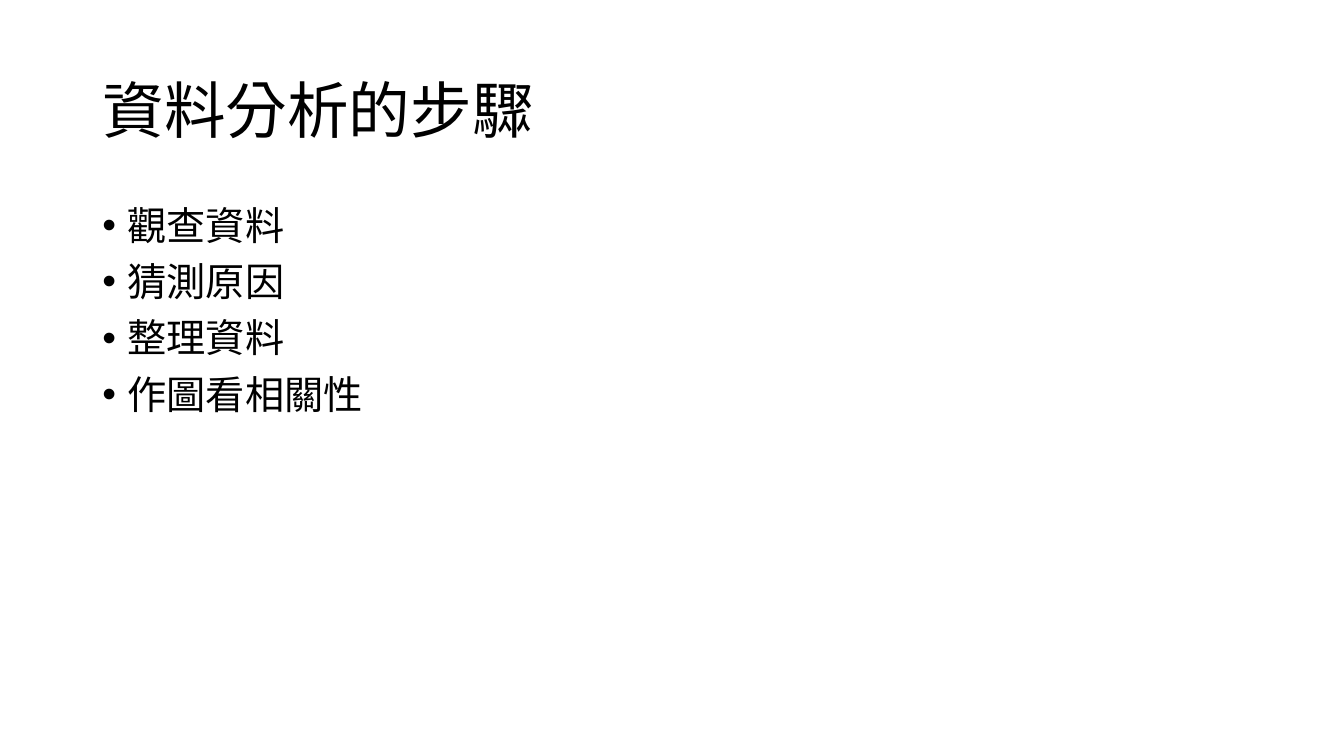
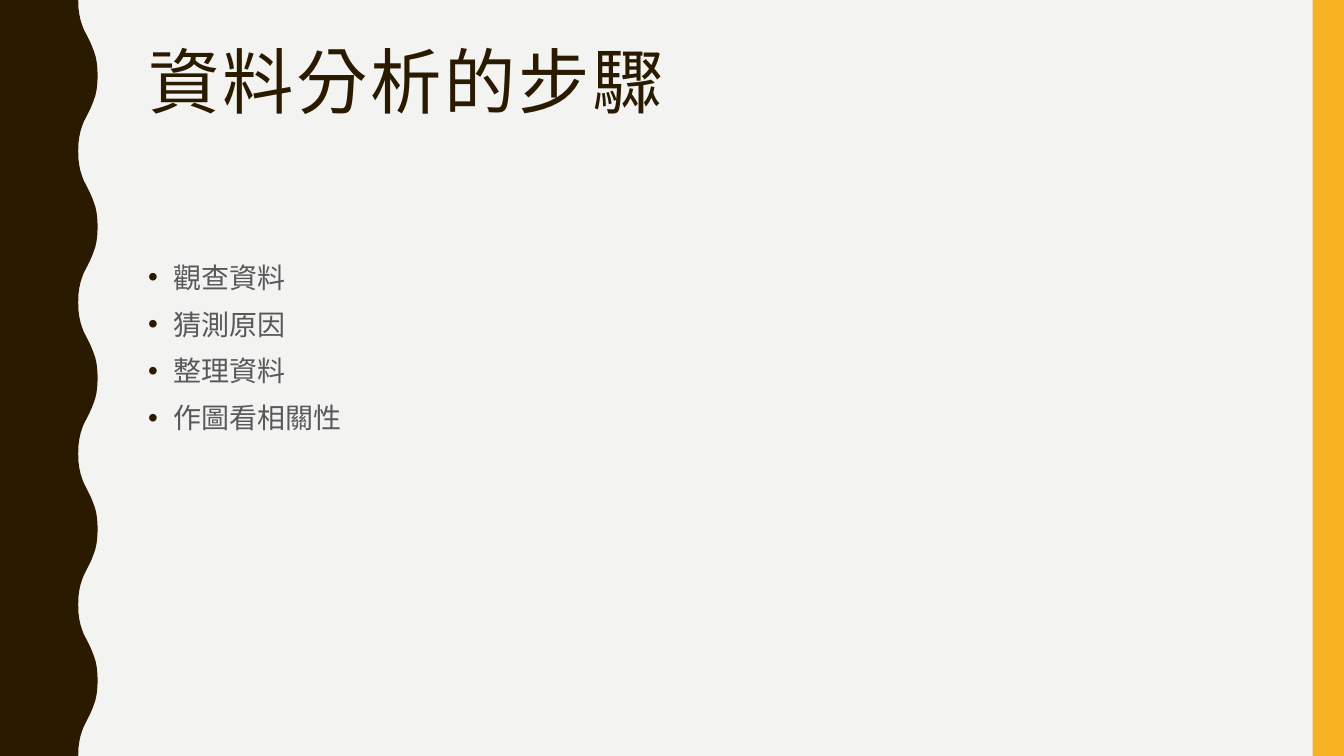
Before and after one commit to what211228/R-Final-Project, a slide deck: slide 2 of R.pptx. Drawn at 1344x756 pixels with LibreOffice and Linux fonts; fonts in the diff are those of the drawing. Boxes give left, top, right and bottom in pixels: in the first picture for what was removed or moved away, otherwise in the second. Text is boxed around its words. In the diff, an @@ line names an element or a change of style, - is before the commit and + after.

```diff
--- a/R.pptx
+++ b/R.pptx
@@ background #FFFFFF to #F3F3F2 @@
@@ freeform shape added at (0,0,98,756), fill #2A1A00 @@
@@ rectangle added at (1313,0,1344,756), fill #F8B323 @@
@@ title "資料分析的步驟": place and size @@
-title "資料分析的步驟" at (102,81,533,138)
+title "資料分析的步驟" at (148,48,664,114)
@@ title "資料分析的步驟" at (148,48,664,114): size 44 to 51 pt, font Calibri to Arial Narrow, text colour #000000 to #2A1A00, letter spacing 0 to 2 pt; vertical alignment middle to top @@
@@ text "觀查資料": place and size @@
-text "觀查資料" at (128,207,363,413)
+text "觀查資料" at (173,264,341,431)
@@ text "觀查資料" at (173,264,341,431): size 28 to 20 pt, text colour #000000 to #595959; line spacing 0.9 to 1.1; less space between paragraphs @@
```
Also in this commit, not shown: 14 other slides changed, 1 other file.
